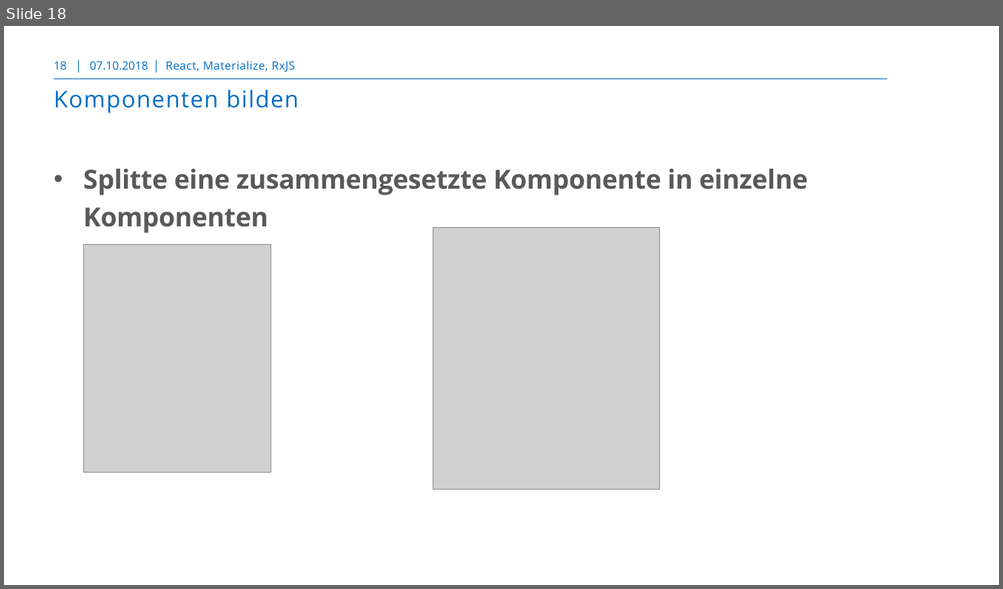
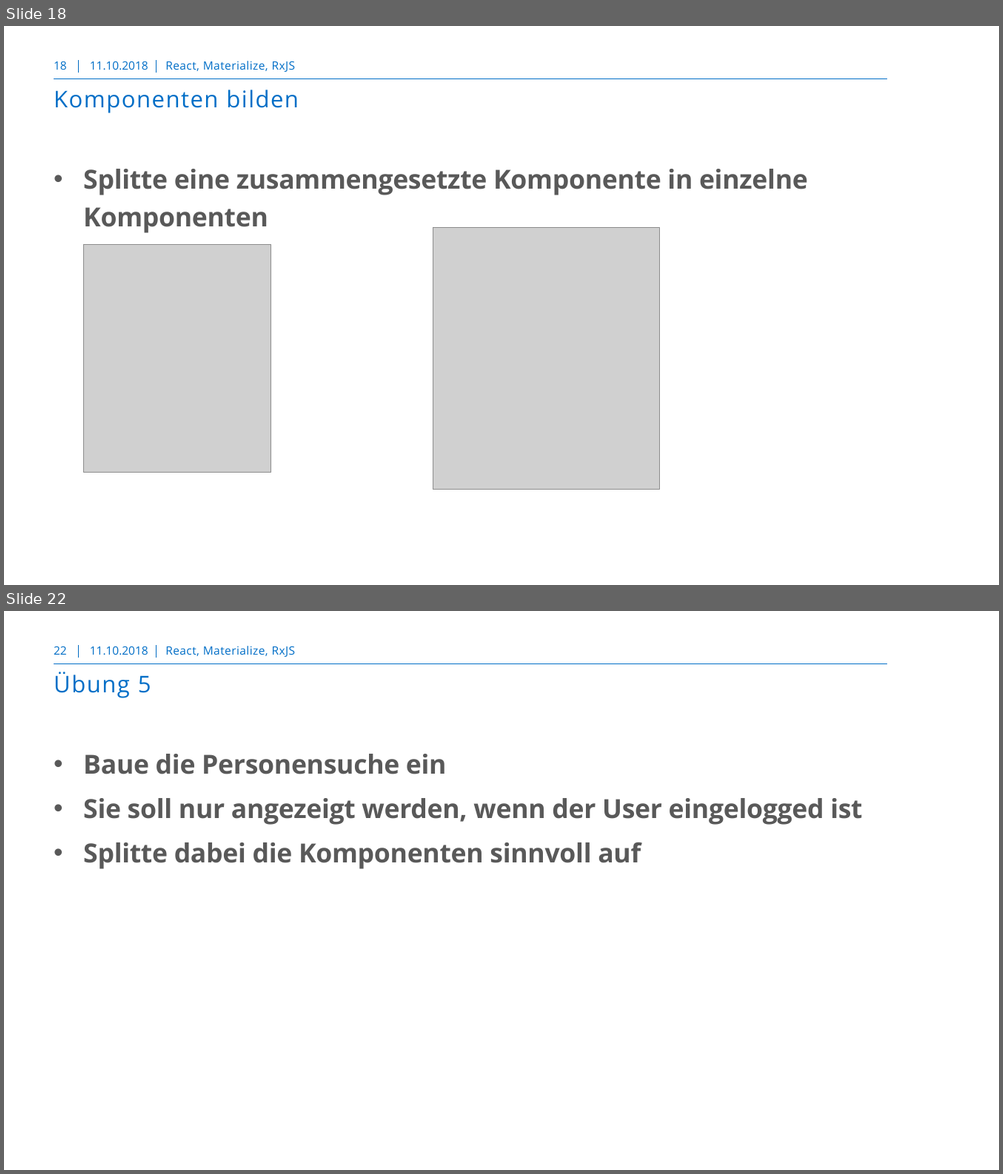
Before and after one commit to markusborer/ReactSample, a slide deck: React.pptx. Shown one above the other, each under a label of ours: slide 18 before the commit, slides 18 and 22 after it; the slides between them are not shown. The pictures are 1003x589 and 1003x1174 pixels, drawn with LibreOffice and Linux fonts; fonts in the diff are those of the drawing; grey boxes stand for pictures; background and template pictures are left out. Boxes give left, top, right and bottom in pixels: in the first picture for what was removed or moved away, otherwise in the second. Text is boxed around its words. In the diff, an @@ line names an element or a change of style, - is before the commit and + after.

```diff
--- a/React.pptx
+++ b/React.pptx
@@ slide 22 added at [4,611,999,1170], background #FFFFFF; not listed: 3 template elements that a slide beside it also shows @@
@@ page number added at [54,646,67,655], 10.5 pt, text #006EC7 @@
+22
@@ text added at [90,646,148,655], 10.5 pt, text #006EC7 @@
+11.10.2018
@@ text added at [165,646,296,657], 10.5 pt, text #006EC7 @@
+React, Materialize, RxJS
@@ title added at [54,672,151,698], 21 pt, text #006EC7 @@
+Übung 5
@@ text added at [83,754,862,869], 24 pt, text #595959, bold @@
+• Baue die Personensuche ein
+• Sie soll nur angezeigt werden, wenn der User eingelogged ist
+• Splitte dabei die Komponenten sinnvoll auf
@@ slide 18 changed as well @@
@@ text at [90,61,148,70]: text changed @@
-07.10.2018
+11.10.2018
```
Also in this commit, not shown: 18 other slides changed, 4 other slides added, 1 other file.
